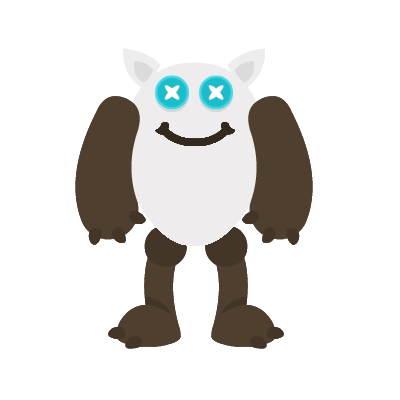
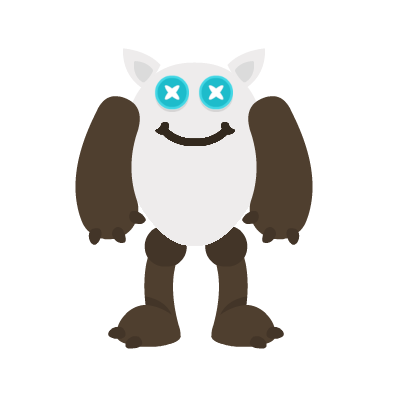
Layers edited between the first and the second (400, 400) image:
hid group "IDLE_Frame10" (10 layers) over (x1=75, y1=56, x2=313, y2=349)
